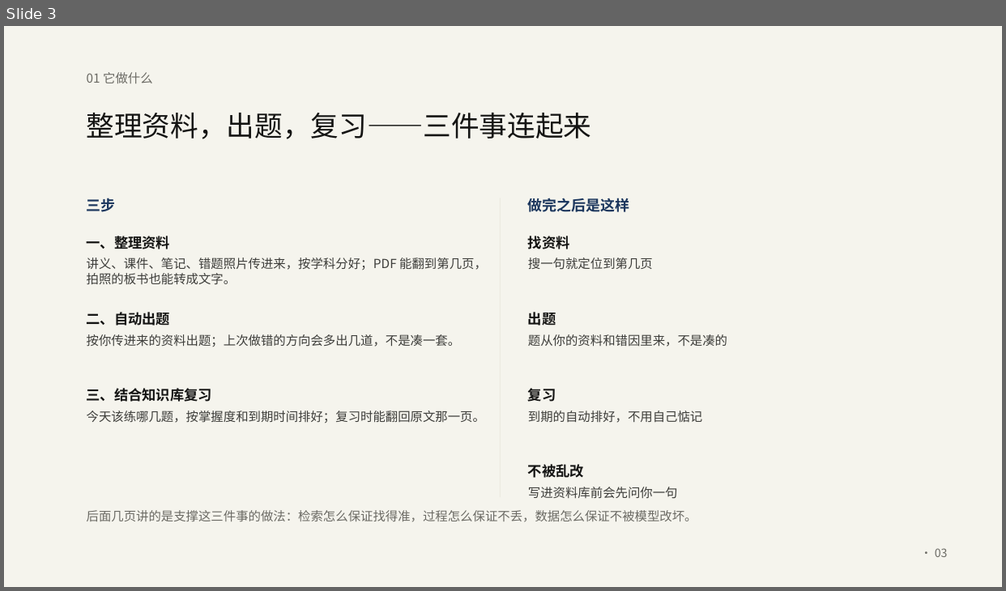
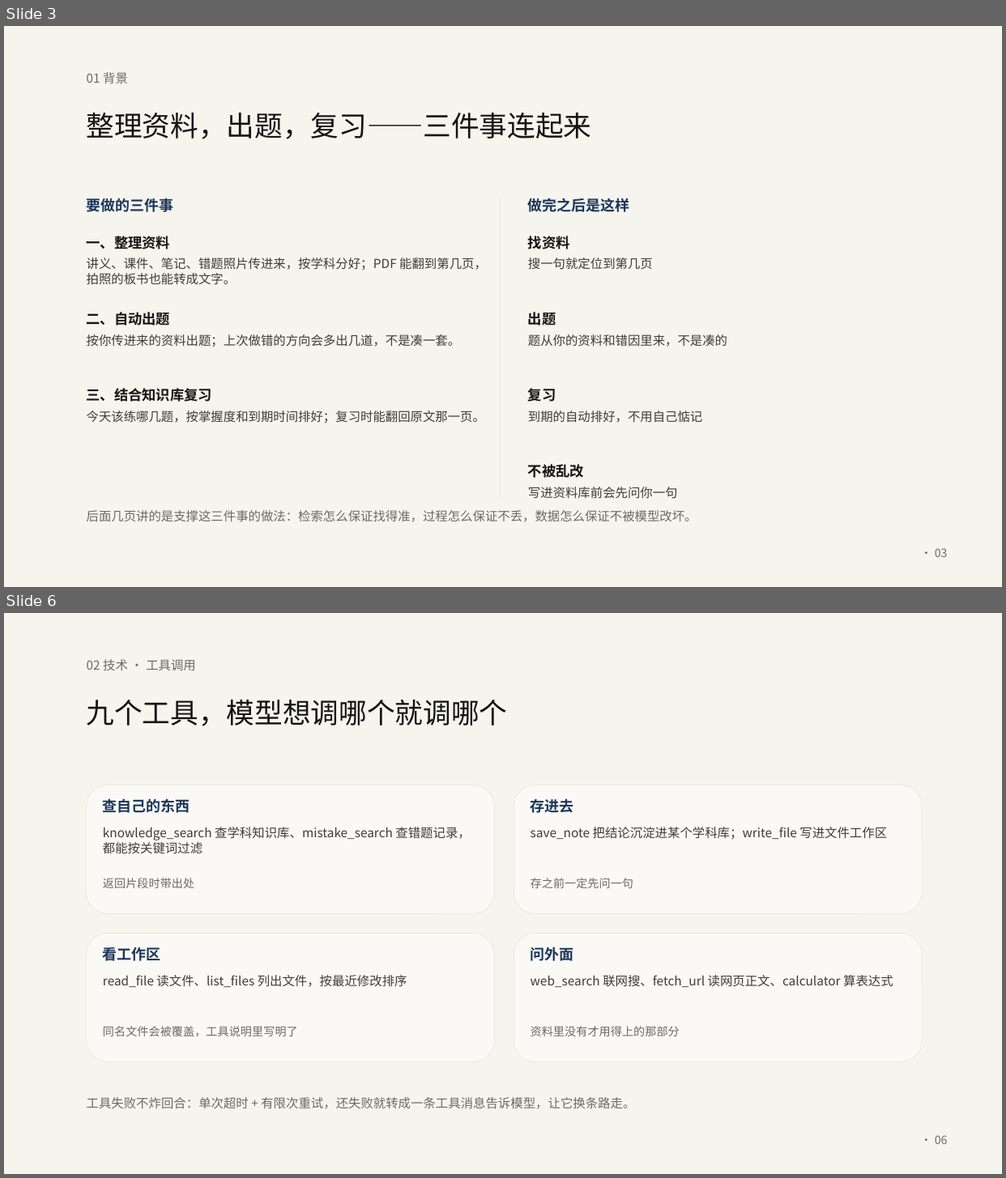
Before and after one commit to Baicaicn23/StudyGraph, a slide deck: docs/作品集/参赛/知迹答辩/知迹答辩.pptx. Shown one above the other, each under a label of ours: slide 3 before the commit, slides 3 and 6 after it; the slides between them are not shown. The pictures are 1006x591 and 1006x1178 pixels, drawn with LibreOffice and Linux fonts; fonts in the diff are those of the drawing. Boxes give left, top, right and bottom in pixels: in the first picture for what was removed or moved away, otherwise in the second. Text is boxed around its words. In the diff, an @@ line names an element or a change of style, - is before the commit and + after.

Commit message:
feat(参赛): PPT 重排为 13 页——背景与技术严格分开，技术项一项一页
用户要求背景与技术不混。核对后发现三个技术在原 PPT 上完全缺失（代码里都有）：
工具调用（9 个工具）、MCP、联网搜索 —— 全部补上。

- 13 页四段：背景 2 页（三件事 / 一周里发生的事）→ 技术 6 页（回合编排 / 工具调用 /
  工具权限 / 检索 / MCP / 联网搜索，一项一页）→ 应用与验证 1 页 → 边界与收束 2 页
- 背景段只讲用户视角：做什么、典型一周怎么用
- 技术段每页给「是什么 / 我们怎么做的 / 换来什么或代价」，脚注一句话收口
- 01-作品说明：文首标明「背景（一二四）/ 技术（三五六）」两段，技术亮点补工具调用与联网搜索
- 页名 13 条同步，13/13 落盘，validate 无错

```diff
--- a/docs/作品集/参赛/知迹答辩/知迹答辩.pptx
+++ b/docs/作品集/参赛/知迹答辩/知迹答辩.pptx
@@ slide 6 added at (4, 613, 1002, 1174), background #FFFFFF @@
@@ rectangle added at (4, 613, 1002, 1174), fill #F5F4ED @@
@@ text added at (87, 659, 196, 671), 12 pt, text #6B6A64 @@
+02 技术 · 工具调用
@@ text added at (87, 700, 508, 726), 27 pt, text #141413 @@
+九个工具，模型想调哪个就调哪个
@@ rounded rectangle added at (87, 786, 494, 914), fill #FAF9F5, outline #E8E6DC 0.5 pt @@
@@ text added at (103, 798, 190, 813), 14 pt, text #1B365D, bold @@
+查自己的东西
@@ rounded rectangle added at (513, 786, 922, 914), fill #FAF9F5, outline #E8E6DC 0.5 pt @@
@@ text added at (530, 798, 574, 813), 14 pt, text #1B365D, bold @@
+存进去
@@ text added at (103, 827, 470, 854), 12 pt, text #3D3D3A @@
+knowledge_search 查学科知识库、mistake_search 查错题记录，都能按关键词过滤
@@ text added at (530, 827, 887, 839), 12 pt, text #3D3D3A @@
+save_note 把结论沉淀进某个学科库；write_file 写进文件工作区
@@ text added at (103, 878, 194, 888), 11 pt, text #6B6A64 @@
+返回片段时带出处
@@ text added at (530, 878, 633, 888), 11 pt, text #6B6A64 @@
+存之前一定先问一句
@@ rounded rectangle added at (87, 934, 494, 1063), fill #FAF9F5, outline #E8E6DC 0.5 pt @@
@@ text added at (103, 948, 161, 961), 14 pt, text #1B365D, bold @@
+看工作区
@@ rounded rectangle added at (513, 934, 922, 1063), fill #FAF9F5, outline #E8E6DC 0.5 pt @@
@@ text added at (530, 947, 574, 961), 14 pt, text #1B365D, bold @@
+问外面
@@ text added at (103, 975, 407, 987), 12 pt, text #3D3D3A @@
+read_file 读文件、list_files 列出文件，按最近修改排序
@@ text added at (530, 975, 893, 987), 12 pt, text #3D3D3A @@
+web_search 联网搜、fetch_url 读网页正文、calculator 算表达式
@@ text added at (103, 1026, 298, 1037), 11 pt, text #6B6A64 @@
+同名文件会被覆盖，工具说明里写明了
@@ text added at (530, 1026, 680, 1037), 11 pt, text #6B6A64 @@
+资料里没有才用得上的那部分
@@ text added at (87, 1097, 635, 1110), 12 pt, text #6B6A64 @@
+工具失败不炸回合：单次超时 + 有限次重试，还失败就转成一条工具消息告诉模型，让它换条路走。
@@ text added at (935, 1135, 948, 1144), 11 pt, text #6B6A64 @@
+· 06
@@ slide 3 changed as well @@
@@ text at (87, 72, 128, 84): text changed @@
-01 它做什么
+01 背景
@@ text at (87, 198, 174, 212): text changed @@
-三步
+要做的三件事
```
Also in this commit, not shown: 8 other slides changed, 3 other slides added, 2 slides removed, 3 other files.
